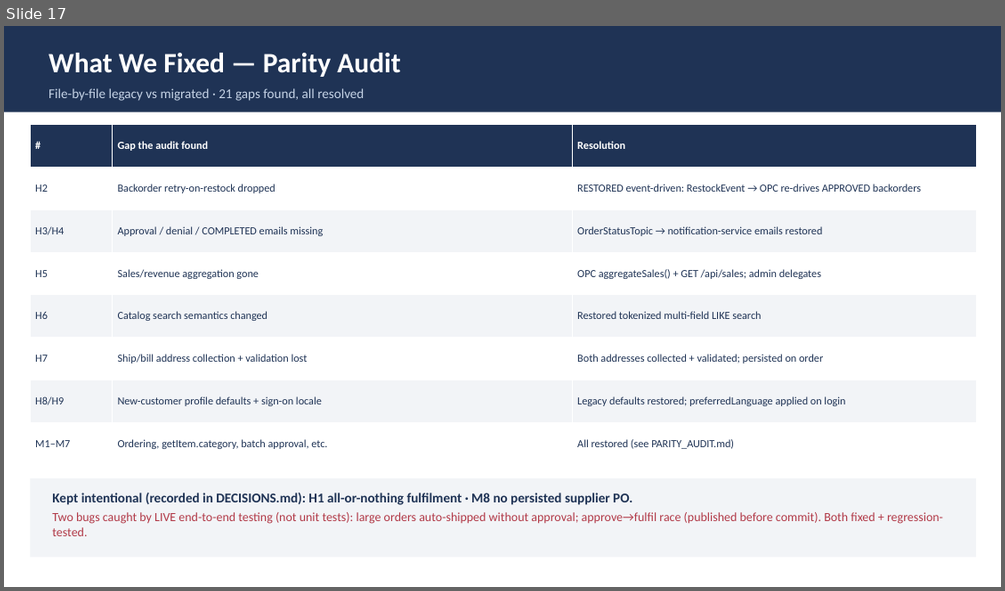
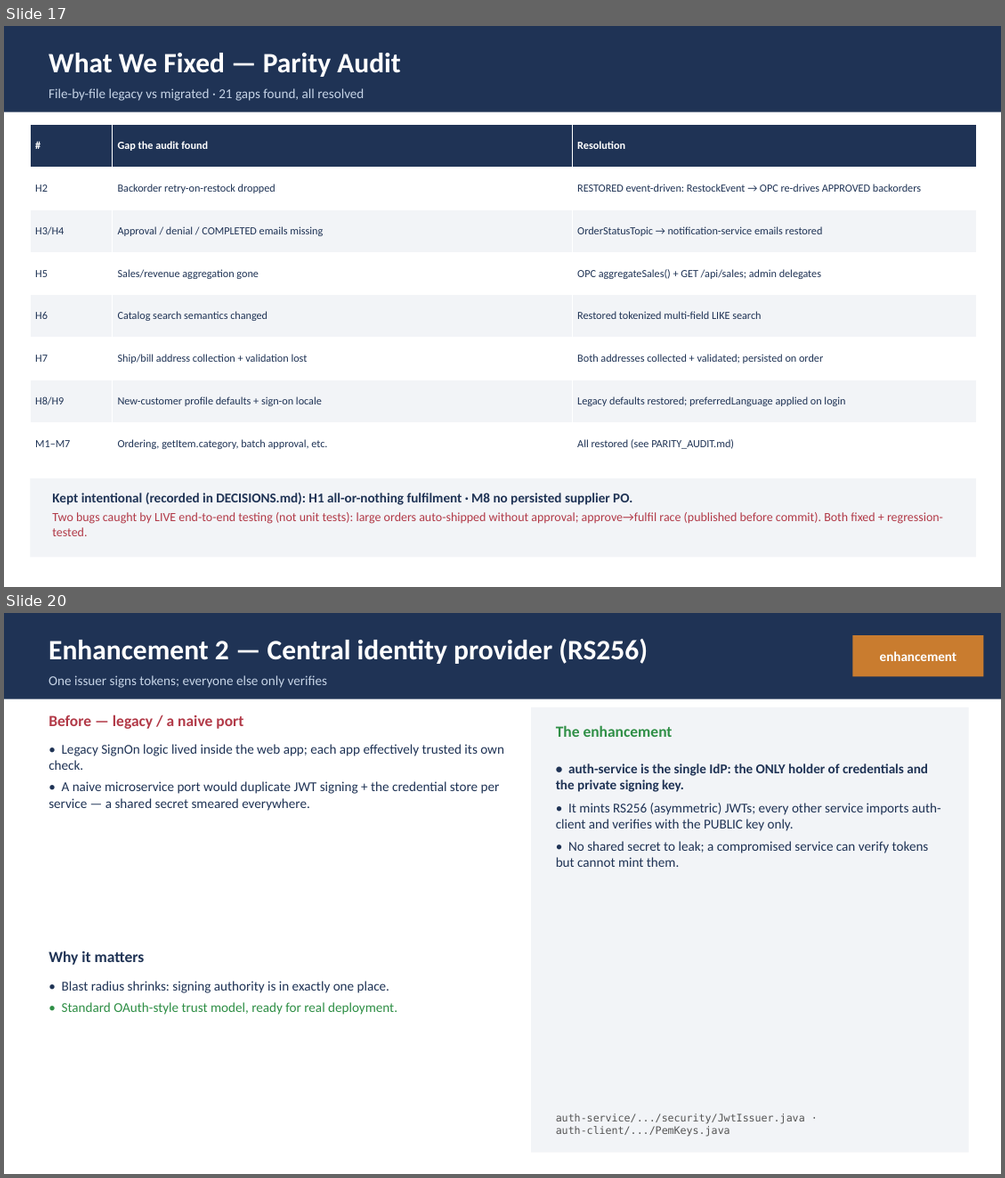
Before and after one commit to Vishak-94/pet-store, a slide deck: docs/PetStore_Demo_45min.pptx. Shown one above the other, each under a label of ours: slide 17 before the commit, slides 17 and 20 after it; the slides between them are not shown. The pictures are 1005x591 and 1005x1178 pixels, drawn with LibreOffice and Linux fonts; fonts in the diff are those of the drawing. Boxes give left, top, right and bottom in pixels: in the first picture for what was removed or moved away, otherwise in the second. Text is boxed around its words. In the diff, an @@ line names an element or a change of style, - is before the commit and + after.

Commit message:
Add enhancements-beyond-parity section to demo deck
- New enh_slide() helper: before / why-it-matters / the-enhancement + code-location footer
- Overview slide (E1-E10 table) + one detailed slide per enhancement:
  BCrypt, central RS256 IdP, transactional outbox, pessimistic stock lock,
  optimistic @Version lock, DLQ + bounded redelivery, idempotent consumers,
  validation + uniform error contract, CSRF + secure cookies, observability + stock cache
- Distinct from the parity audit (which restores legacy behaviour) — these are net improvements
- Agenda updated (section 8), renumbered through 13
- Regenerated PPTX (46 slides), verified zero shape overflow

```diff
--- a/docs/PetStore_Demo_45min.pptx
+++ b/docs/PetStore_Demo_45min.pptx
@@ slide 20 added at (4,613,1001,1174), background #FFFFFF @@
@@ rectangle added at (4,613,1001,699), fill #1F3355 @@
@@ text added at (48,639,647,664), 27 pt, text #FFFFFF, bold @@
+Enhancement 2 — Central identity provider (RS256)
@@ rectangle added at (853,635,984,676), fill #C97C2F @@
@@ text added at (880,651,957,661), 13 pt, text #FFFFFF, bold @@
+enhancement
@@ text added at (48,675,327,688), 13 pt, text #C5D3E6 @@
+One issuer signs tokens; everyone else only verifies
@@ text added at (48,714,243,729), 15 pt, text #B23A48, bold @@
+Before — legacy / a naive port
@@ rectangle added at (531,707,969,1152), fill #F2F4F7 @@
@@ text added at (48,744,504,811), 13 pt, text #1F3355 @@
+• Legacy SignOn logic lived inside the web app; each app effectively trusted its own check.
+• A naive microservice port would duplicate JWT signing + the credential store per service — a shared secret smeared everywhere.
@@ text added at (556,725,672,737), 15 pt, text #2F8F46, bold @@
+The enhancement
@@ text added at (556,763,941,867), 13 pt, text #1F3355 @@
+• auth-service is the single IdP: the ONLY holder of credentials and the private signing key.
+• It mints RS256 (asymmetric) JWTs; every other service imports auth-client and verifies with the PUBLIC key only.
+• No shared secret to leak; a compromised service can verify tokens but cannot mint them.
@@ text added at (48,950,145,965), 15 pt, text #1F3355, bold @@
+Why it matters
@@ text added at (62,981,397,1014), 13 pt, text #1F3355 @@
+• Blast radius shrinks: signing authority is in exactly one place.
+• Standard OAuth-style trust model, ready for real deployment.
@@ text added at (556,1113,805,1136), 10 pt, text #555555 @@
+auth-service/.../security/JwtIssuer.java · auth-client/.../PemKeys.java
```
Also in this commit, not shown: 1 slide changed, 10 other slides added, 1 other file.
